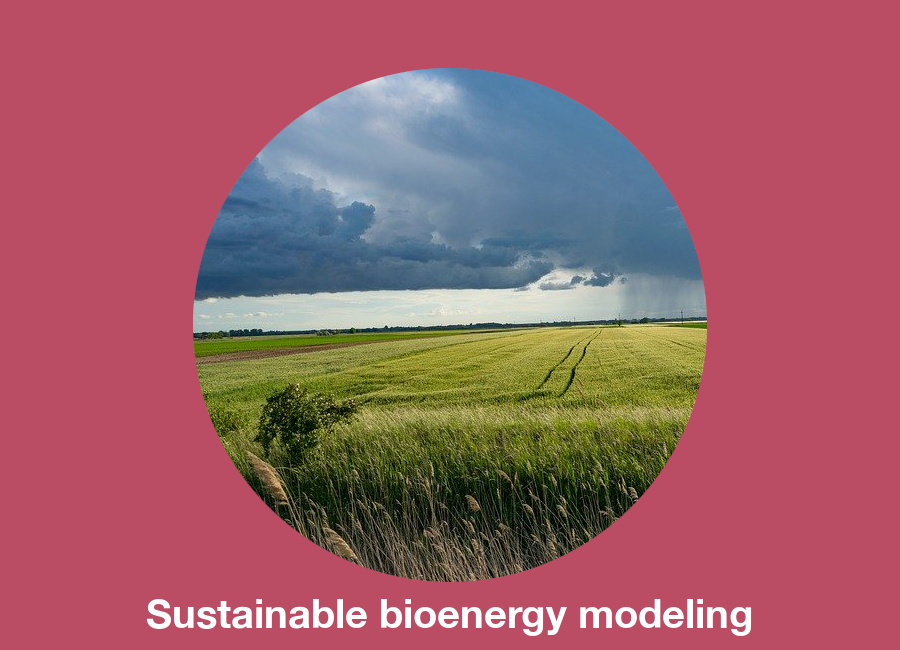
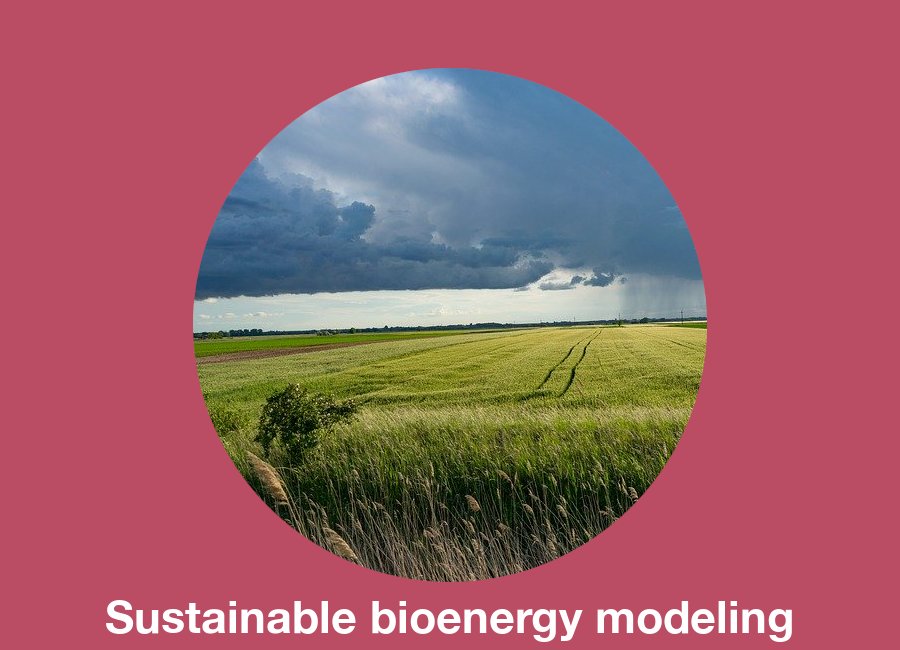
Layers edited between the first and the second 900 x 650 image:
painted on "Sustainable bioenergy modeling" over [106, 599, 792, 642]
